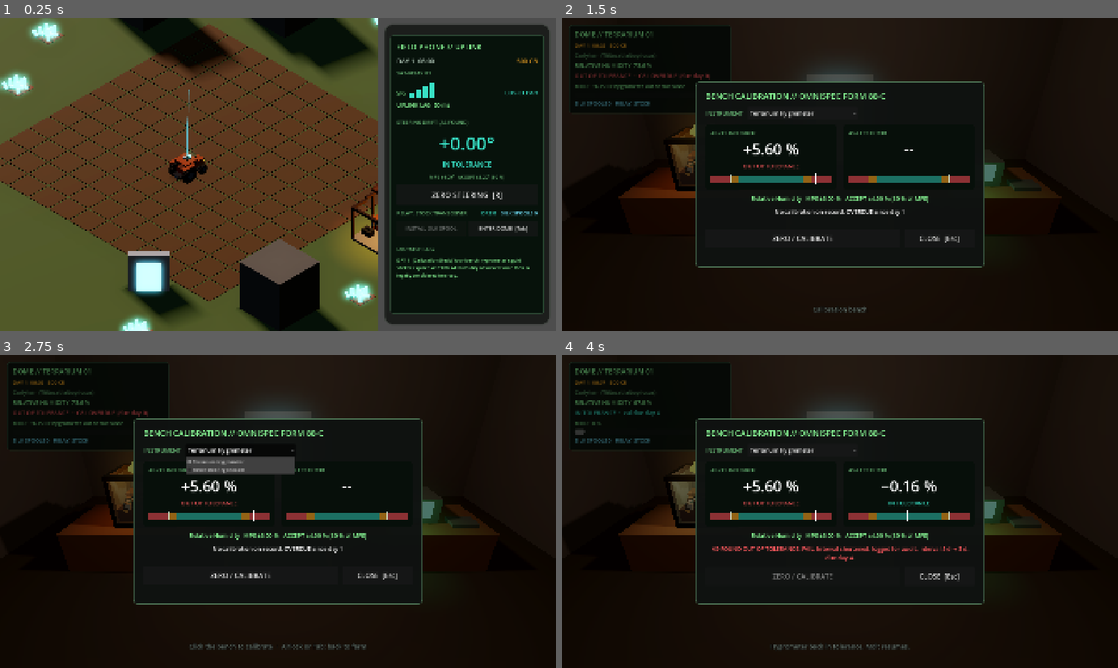
Above: before the commit, frames 1-4 (two rows, left to right).
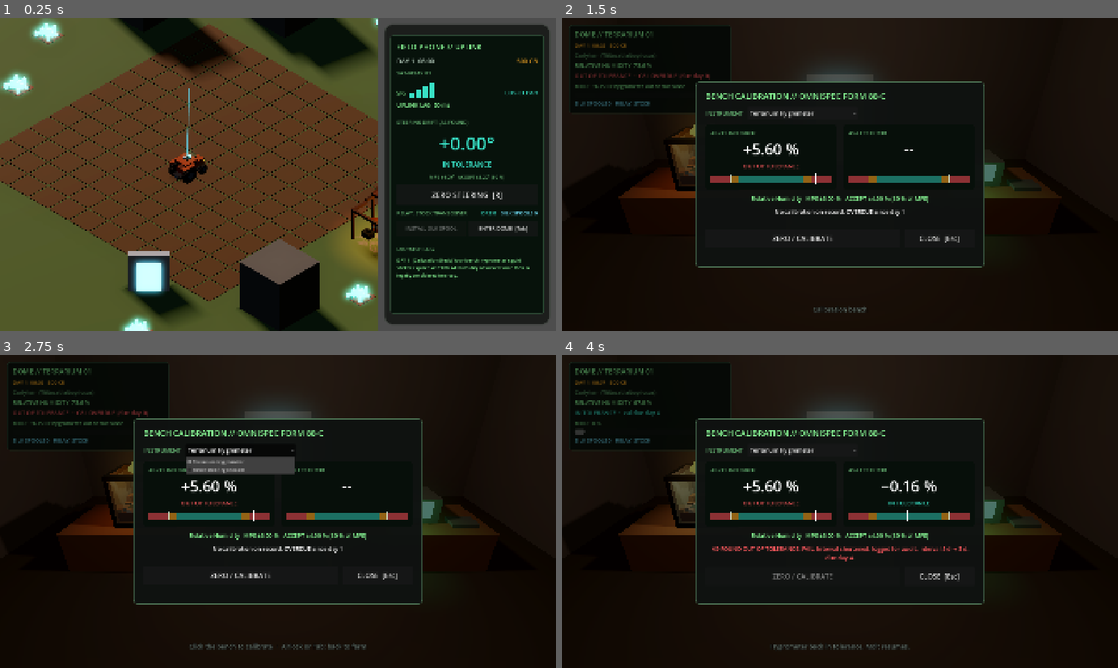
Above: after the commit, the same moments.

Repository: xlockeddown-glitch/out-of-spec
Game: Godot game, scene res://scenes/main_farm.tscn
Two runs of this game, one before a commit and one after it. Both use one fixed random seed, a clock stepped at 60 frames per second and the inputs below.
Inputs (mouse positions are in pixels of both pictures, inside the frame that each line leads up to):
- Up to frame 1 (0.25 s): no input
- Up to frame 2 (1.5 s): click "ENTER DOME [Tab]" at 0.5 s; tap Enter at 1.25 s; move the mouse to (962, 158) at 1.27 s; hold D (rover_steer_right) from 1.28 s (still down); hold E (interact) from 1.28 s (still down); click (962, 158) at 1.42 s
- Up to frame 3 (2.75 s): release D (rover_steer_right) at 2 s; release E (interact) at 2 s; click "Terrarium Hygrometer" at 2 s
- Up to frame 4 (4 s): click "ZERO / CALIBRATE" at 2.75 s; move the mouse to (728, 527) at 3.52 s; hold S (rover_reverse) from 3.53 s (still down); tap Space (rover_till) at 3.6 s

The runs differ from the first frame. In frame 1, 0.7% of the frame differs, in the area x 0-68%, y 0-100%; in frame 2, less than 0.1%; in frame 3, less than 0.1%; in frame 4, less than 0.1%.

Commit message:
Fable QA round 2: spider and exuvia on top of the substrate, clear of the decor
- Terrarium substrate back to 0.3 m; log, dish and pebbles sit on it
- Tarantula moved to (0.2, 0.2, -0.05) m, exuvia to (-0.05, 0.33, 0.28) m
- Bram's slab sunk flush with the ground; roof sits on the rafters; lamp cords
  reach the roof; planks meet the pegboard
- Tractor front axle; spider knees connect to every foot; no detached crystal;
  quartz glints in the crack; StatusLED on its socket; antenna at the feed tip
- Docs: NAVY hex, antenna position, tractor section superseded note, table notes

Co-Authored-By: Claude Opus 5.5 <noreply@anthropic.com>
Claude-Session: https://claude.ai/code/session_01BofB6MbKLctUdnYN5tTGLe

Diff:
--- a/scenes/dome_interior.tscn
+++ b/scenes/dome_interior.tscn
@@ -149,7 +149,7 @@
 material = SubResource("MatSubstrate")
 
 [node name="Tarantula" type="Node3D" parent="Terrarium"]
-position = Vector3(-0.1, 0.2, 0.05)
+position = Vector3(0.2, 0.2, -0.05)
 
 [node name="Abdomen" type="CSGSphere3D" parent="Terrarium/Tarantula"]
 position = Vector3(0, 0, 0.14)
@@ -165,7 +165,7 @@
 
 [node name="Exuvia" type="CSGBox3D" parent="Terrarium"]
 visible = false
-position = Vector3(0.3, 0.33, 0.2)
+position = Vector3(-0.05, 0.33, 0.28)
 size = Vector3(0.3, 0.05, 0.22)
 material = SubResource("MatExuvia")
 
@@ -175,7 +175,7 @@
 material = SubResource("MatMetal")
 
 [node name="StatusLED" type="CSGSphere3D" parent="Terrarium"]
-position = Vector3(0.5, 0.69, 0.5)
+position = Vector3(0.55, 0.65, 0.5)
 radius = 0.04
 
 [node name="LampHead" type="CSGCylinder3D" parent="Terrarium"]
--- a/scenes/main_farm.tscn
+++ b/scenes/main_farm.tscn
@@ -416,7 +416,7 @@
 material = SubResource("MatDark")
 
 [node name="Antenna" type="Marker3D" parent="WorldView/WorldViewport/World/Rover" unique_id=752251794]
-transform = Transform3D(1, 0, 0, 0, 1, 0, 0, 0, 1, 0.25, 1.75, 0.45)
+transform = Transform3D(1, 0, 0, 0, 1, 0, 0, 0, 1, 0.22, 1.88, 0.38)
 
 [node name="UplinkBeam" type="MeshInstance3D" parent="WorldView/WorldViewport/World/Rover/Antenna" node_paths=PackedStringArray("rover")]
 script = ExtResource("13_beam")
Binary file changed: assets/voxels/bram_bay.glb
Binary file changed: assets/voxels/curlyhair.glb
Binary file changed: assets/voxels/ore_fissure.glb
Binary file changed: assets/voxels/terrarium.glb
Binary file changed: assets/voxels/tractor.glb
Not shown, changed: assets/voxels/source/bram_bay.vox
Not shown, changed: assets/voxels/source/curlyhair.vox
Not shown, changed: assets/voxels/source/ore_fissure.vox
Not shown, changed: assets/voxels/source/terrarium.vox
Not shown, changed: assets/voxels/source/tractor.vox
Not shown, changed: docs/art/voxel_models.md
